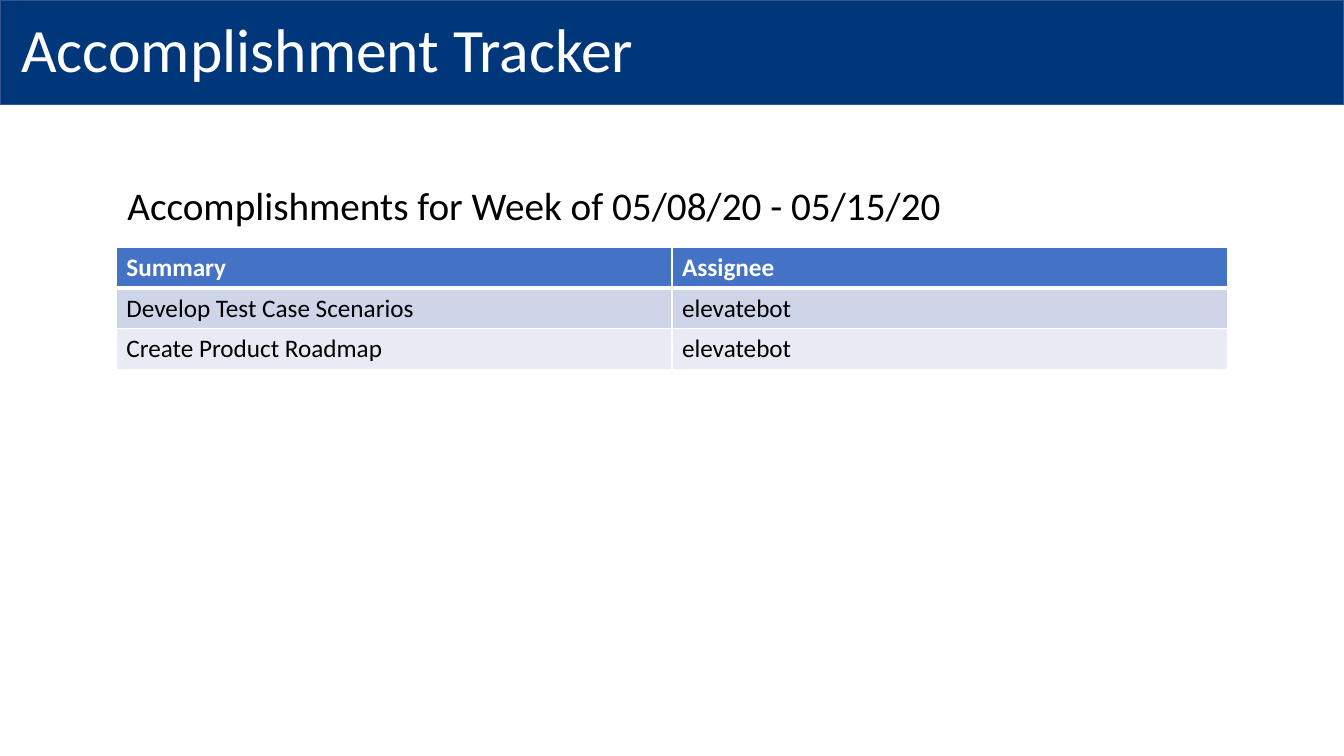
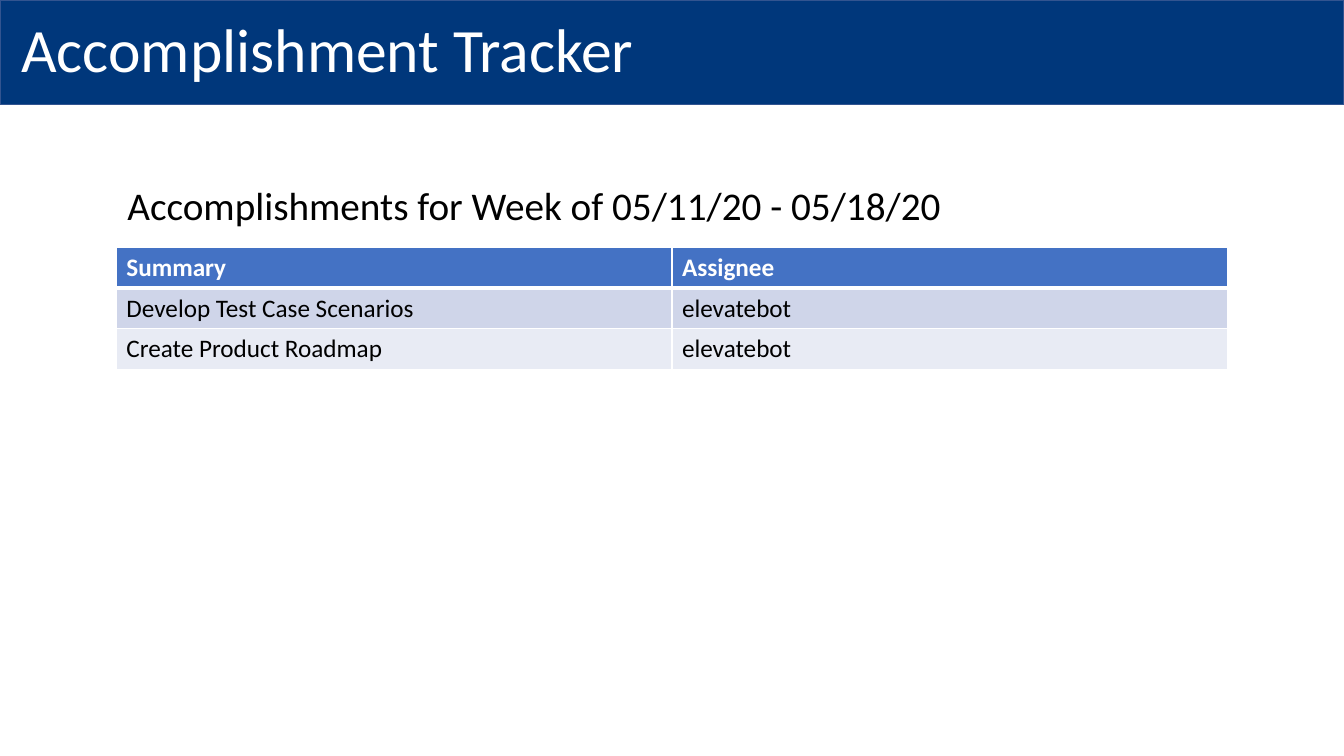
Before and after one commit to MindPetalSoftwareSolutions/VerticalApps_PMO-Bot, a slide deck: slide 2 of Data/Output/Robotic Process Automation PMO.pptx. Drawn at 1344x756 pixels with LibreOffice and Linux fonts; fonts in the diff are those of the drawing; background and template pictures are left out. Boxes give left, top, right and bottom in pixels: in the first picture for what was removed or moved away, otherwise in the second. Text is boxed around its words. In the diff, an @@ line names an element or a change of style, - is before the commit and + after.

```diff
--- a/Data/Output/Robotic Process Automation PMO.pptx
+++ b/Data/Output/Robotic Process Automation PMO.pptx
@@ text at [127,192,940,227]: text changed @@
-Accomplishments for Week of 05/08/20 - 05/15/20
+Accomplishments for Week of 05/11/20 - 05/18/20
```
Also in this commit, not shown: 2 other slides changed, 6 other files.
